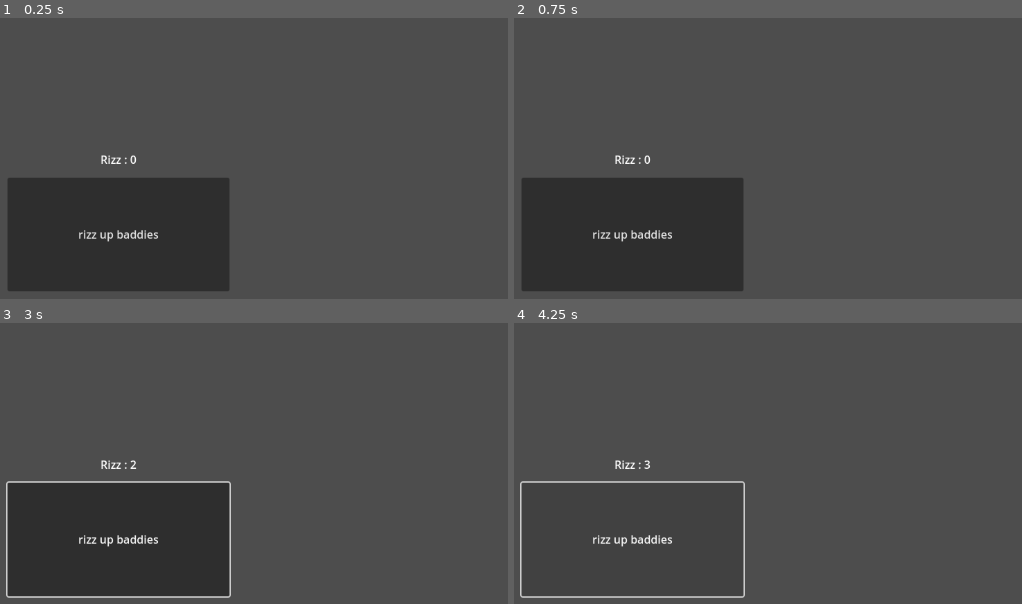
Above: before the commit, frames 1-4 (two rows, left to right).
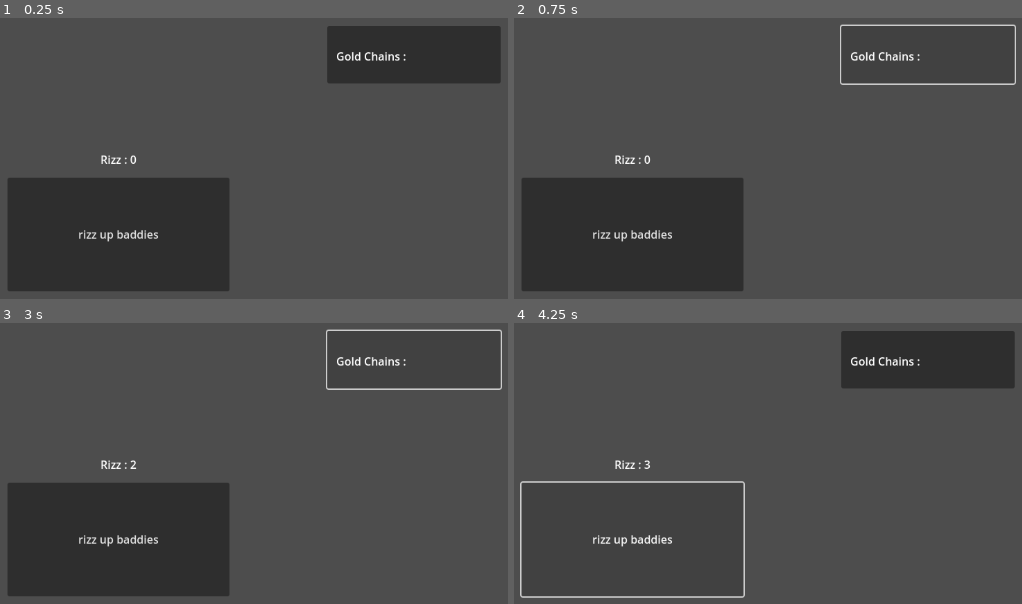
Above: after the commit, the same moments.

Repository: BlueDinoKing/sigmaclicker
Game: Godot game, scene res://scenes/clicker.tscn
Two runs of this game, one before a commit and one after it. Both use one fixed random seed, a clock stepped at 60 frames per second and the inputs below.
Inputs (mouse positions are in pixels of both pictures, inside the frame that each line leads up to):
- Up to frame 1 (0.25 s): no input
- Up to frame 2 (0.75 s): click (925, 54) at 0.5 s, where only the run after the commit has a clickable "Gold Chains :"
- Up to frame 3 (3 s): click "rizz up baddies" at 1.25 s; click "rizz up baddies" at 2 s; click (411, 359) at 2.75 s, where only the run after the commit has a clickable "Gold Chains :"
- Up to frame 4 (4.25 s): click "rizz up baddies" at 3.5 s

The runs differ from the first frame. In frame 1, 6.8% of the frame differs, in the area x 64-99%, y 2-24%; in frame 2, 0.8%; in frame 3, 1.7%; in frame 4, 6.8%.

Commit message:
gold chains

Diff:
--- a/scenes/clicker.tscn
+++ b/scenes/clicker.tscn
@@ -2,7 +2,7 @@
 
 [ext_resource type="Script" path="res://scripts/clicker.gd" id="1_gdsq0"]
 
-[node name="clicker" type="Control" node_paths=PackedStringArray("label", "button")]
+[node name="clicker" type="Control" node_paths=PackedStringArray("label", "button", "goldChainsLabel")]
 layout_mode = 3
 anchors_preset = 15
 anchor_right = 1.0
@@ -12,6 +12,7 @@
 script = ExtResource("1_gdsq0")
 label = NodePath("total rizz")
 button = NodePath("rizz up baddies")
+goldChainsLabel = NodePath("gold chains/Label")
 
 [node name="rizz up baddies" type="Button" parent="."]
 custom_minimum_size = Vector2(320, 80)
@@ -46,5 +47,22 @@
 horizontal_alignment = 1
 vertical_alignment = 1
 
+[node name="gold chains" type="Button" parent="."]
+layout_mode = 0
+offset_left = 877.0
+offset_top = 23.0
+offset_right = 1127.0
+offset_bottom = 106.0
+
+[node name="Label" type="Label" parent="gold chains"]
+layout_mode = 0
+offset_left = 13.0
+offset_top = 20.0
+offset_right = 229.0
+offset_bottom = 67.0
+text = "Gold Chains : "
+vertical_alignment = 1
+
 [connection signal="button_down" from="rizz up baddies" to="." method="_on_button_button_down"]
 [connection signal="pressed" from="rizz up baddies" to="." method="_on_button_pressed"]
+[connection signal="pressed" from="gold chains" to="." method="_on_gold_chains_pressed"]
--- a/scripts/clicker.gd
+++ b/scripts/clicker.gd
@@ -21,8 +21,6 @@
 func _on_button_pressed() -> void:
 	rizzupbaddies()
 
-
-
 ## rizz up bro
 func rizzupbaddies() -> void:
 	var addedRizz = 1
@@ -33,6 +31,13 @@
 func update_rizz() -> void:
 	label.text = "Rizz : %s" %rizz
 
-
-##func _on_button_button_down():
-##	button.size =
+@export var goldChainsLabel : Label
+var goldChainsCost = 16
+var goldChains = 0
+func _on_gold_chains_pressed():
+	if rizz >= goldChainsCost:
+		goldChains = 1 + goldChains
+		rizz = rizz - goldChainsCost
+		goldChainsCost = round(pow(goldChainsCost, 1.1))
+		goldChainsLabel.text = "Gold Chains : % \n Cost : %".format([goldChains, goldChainsCost], "%")
+		update_rizz()
